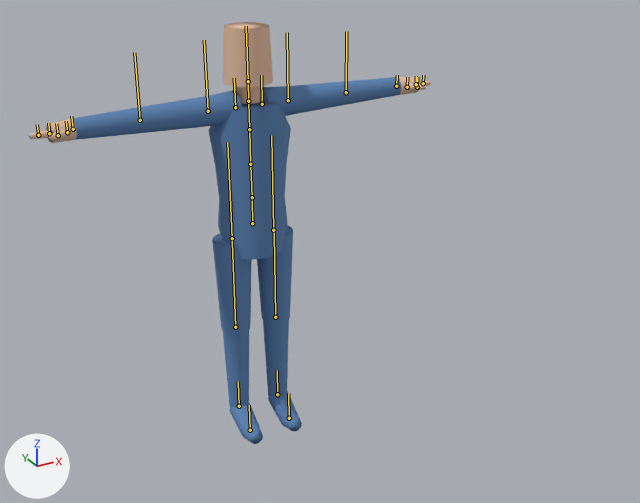
One commit to the glTF model Tests/Assets/Models/Character/character.glb: the scene before it, then after it.
Camera for both pictures: a camera (50 mm lens) standing at (-1.46, -3.26, 2.43) and looking at (0.08, -0.46, 1.03). Arrows for +X, +Y and +Z are at lower left; the lights stay in place. The picture after the commit comes second. The bones that change, and the others that lie on the model, are drawn over the model as lines.

The first picture shows 'Body'.
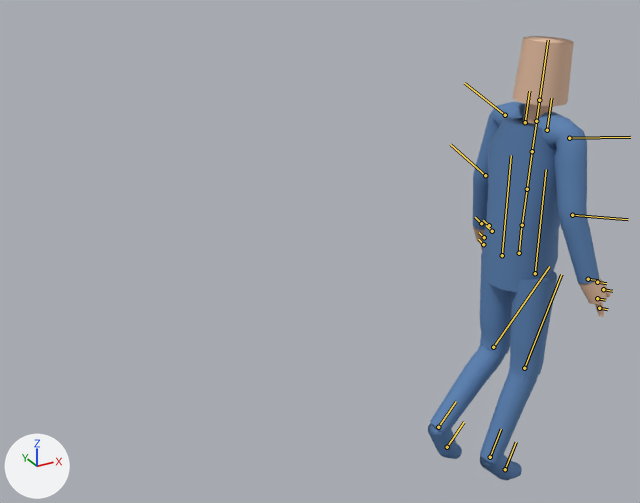
The newer file adds an action. The first version stands in its rest pose; the second is drawn at frame 24 of the action 'circle'.

Boxes (x1, y1, x2, y2) around the edits, measured in the pictures (640 x 503 px):
'Body', posed (54% narrower)
    before: (29, 22, 431, 444)
    after: (428, 36, 611, 480)
bone 'Hips', root to tip
    before: (252, 223) to (252, 199)
    after: (519, 253) to (521, 227)
bone 'Spine', root to tip
    before: (252, 197) to (250, 164)
    after: (522, 225) to (527, 189)
bone 'UpperArm.L', root to tip
    before: (288, 100) to (287, 32)
    after: (505, 115) to (464, 83)
bone 'LowerArm.L', root to tip
    before: (346, 92) to (346, 31)
    after: (485, 175) to (450, 144)
bone 'UpperArm.R', root to tip
    before: (208, 111) to (204, 40)
    after: (569, 138) to (630, 137)
bone 'LowerArm.R', root to tip
    before: (140, 120) to (134, 52)
    after: (572, 215) to (628, 219)
bone 'LowerLeg.L', root to tip
    before: (275, 317) to (274, 232)
    after: (493, 347) to (549, 266)
bone 'LowerLeg.R', root to tip
    before: (235, 327) to (232, 241)
    after: (524, 368) to (561, 274)

The change in detail:
Bone 'Hips' (bone_hips) moves from (0.0, 0.0, 0.0) to (0.8, 0.0, 0.8).
Bone 'Hips' (bone_hips) turns from (0, 0, 0) to (0, 90, 0) degrees about its own x, y and z.
Bone 'Spine' (bone_spine) turns from (0, 0, 0) to (3, 0, 0) degrees about its own x, y and z.
Bone 'UpperArm.L' (bone_upperarm_l) turns from (0, 0, 0) to (0, 0, -75) degrees about its own x, y and z.
Bone 'LowerArm.L' (bone_lowerarm_l) turns from (0, 0, 0) to (0, -15, 0) degrees about its own x, y and z.
Bone 'UpperArm.R' (bone_upperarm_r) turns from (0, 0, 0) to (0, 0, 75) degrees about its own x, y and z.
Bone 'LowerArm.R' (bone_lowerarm_r) turns from (0, 0, 0) to (0, 15, 0) degrees about its own x, y and z.
Bone 'LowerLeg.L' (bone_lowerleg_l) turns from (0, 0, 0) to (40, 0, 0) degrees about its own x, y and z.
Bone 'LowerLeg.R' (bone_lowerleg_r) turns from (0, 0, 0) to (20, 0, 0) degrees about its own x, y and z.
